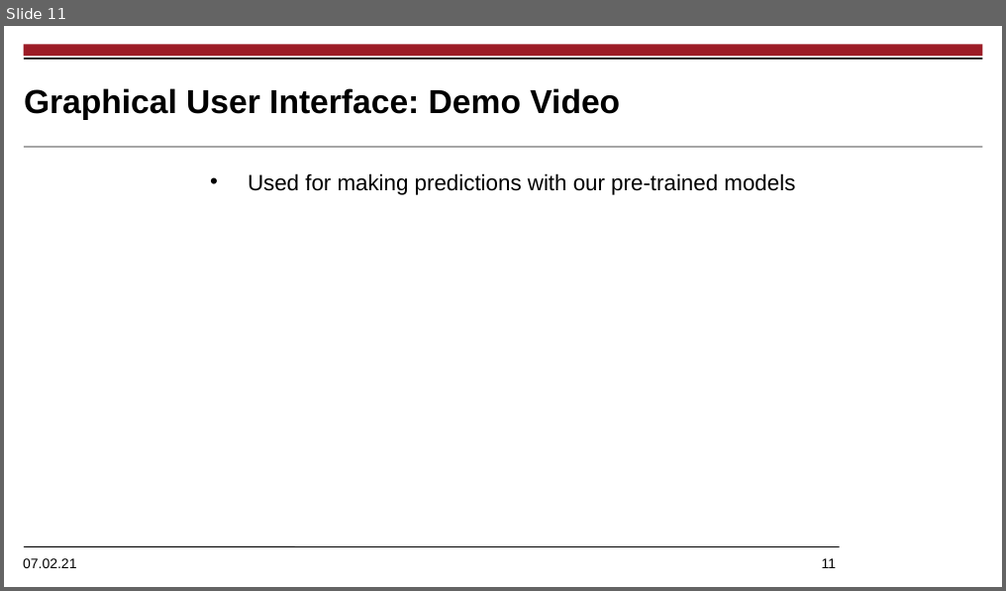
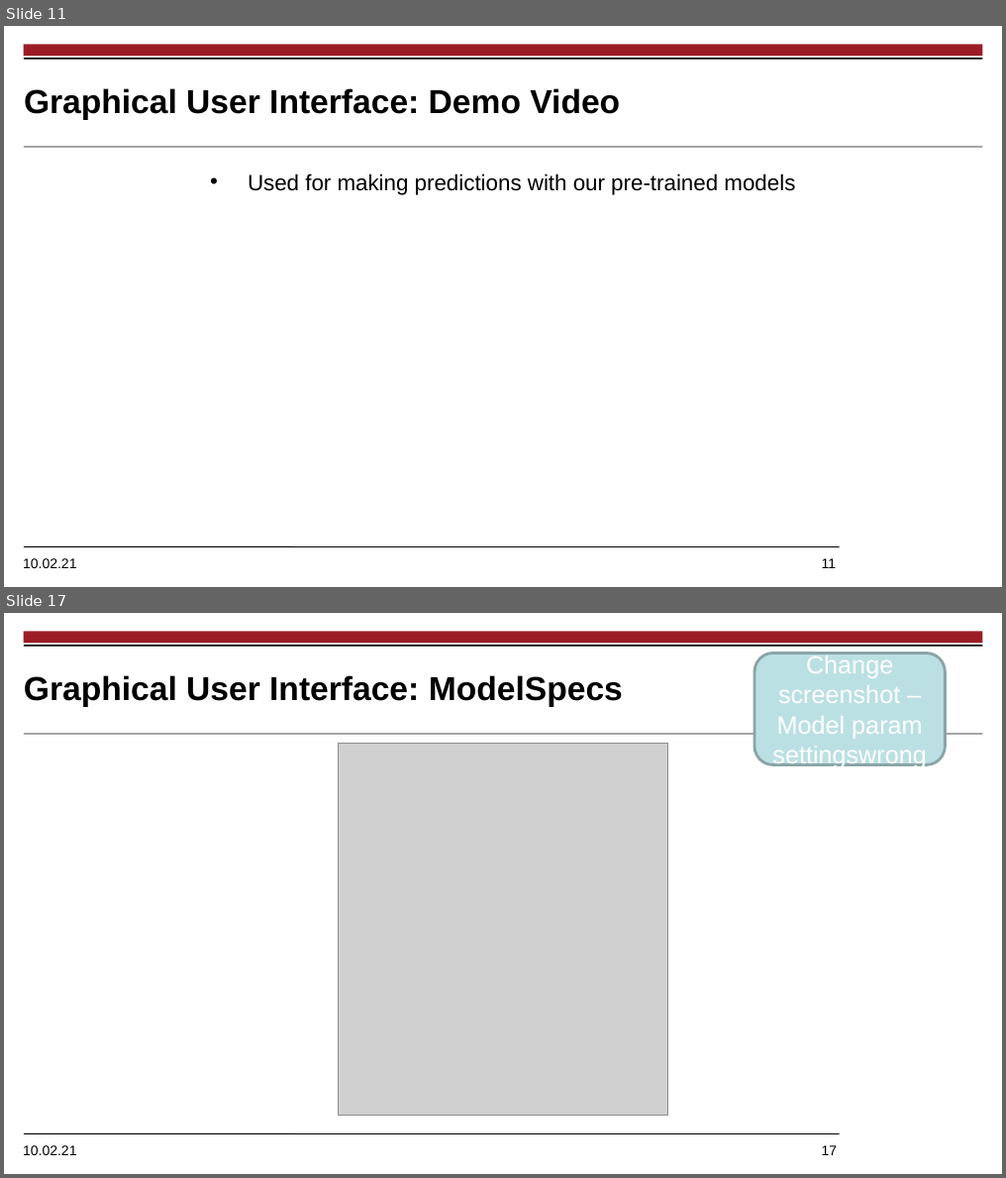
Before and after one commit to amrane99/CAI-Classification, a slide deck: docs/presentation/SurgeryRecognitionTool.pptx. Shown one above the other, each under a label of ours: slide 11 before the commit, slides 11 and 17 after it; the slides between them are not shown. The pictures are 1006x591 and 1006x1178 pixels, drawn with LibreOffice and Linux fonts; fonts in the diff are those of the drawing; grey boxes stand for pictures; background and template pictures are left out. Boxes give left, top, right and bottom in pixels: in the first picture for what was removed or moved away, otherwise in the second. Text is boxed around its words. In the diff, an @@ line names an element or a change of style, - is before the commit and + after.

```diff
--- a/docs/presentation/SurgeryRecognitionTool.pptx
+++ b/docs/presentation/SurgeryRecognitionTool.pptx
@@ slide 17 added at <box>4,613,1002,1174</box>, background #FFFFFF; not listed: 5 template elements that a slide beside it also shows @@
@@ rounded rectangle added at <box>754,653,945,764</box>, fill #BBE0E3, outline #8AA6A8 2 pt, 18 pt, text #FFFFFF @@
+Change screenshot – Model param settingswrong
@@ title added at <box>24,675,623,707</box>, 24 pt, text #000000, bold @@
+Graphical User Interface: ModelSpecs
@@ picture added at <box>339,744,667,1116</box> @@
@@ text at <box>23,559,836,569</box>: text changed @@
-07.02.21 11
+10.02.21 11
```
Also in this commit, not shown: 10 other slides added, 3 slides removed, 20 other files.
